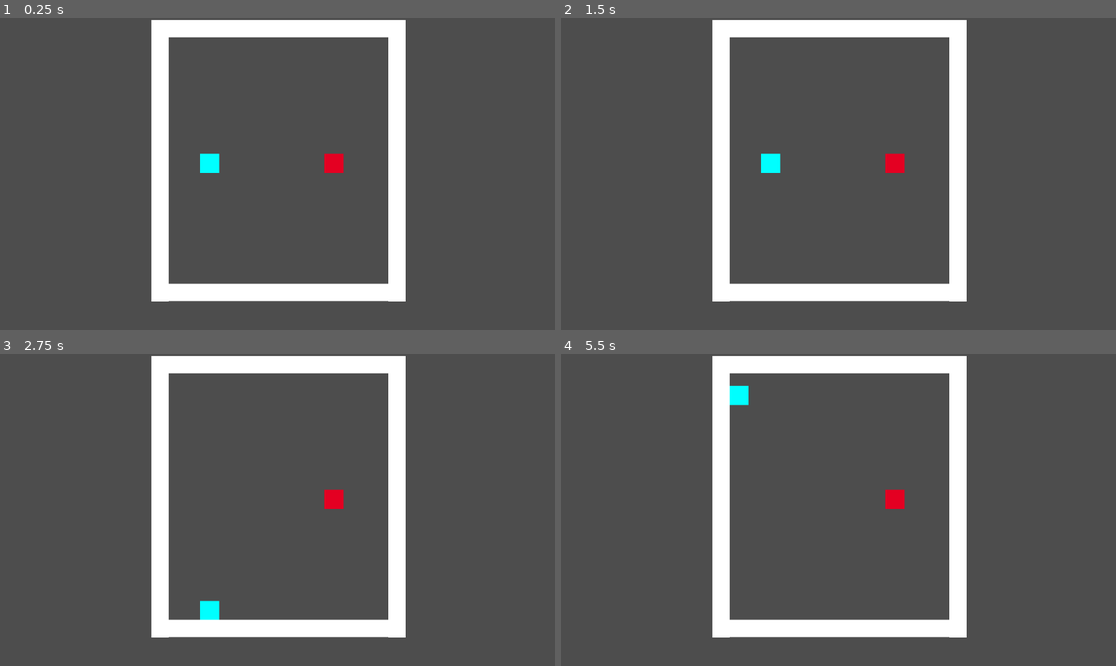
Above: before the commit, frames 1-4 (two rows, left to right).
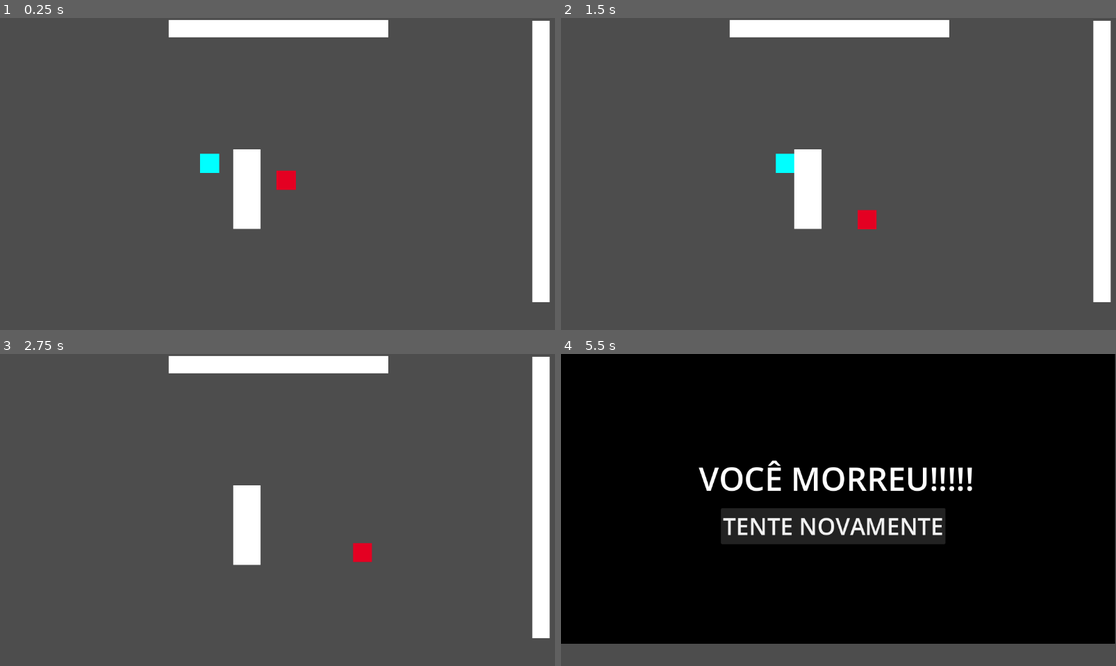
Above: after the commit, the same moments.

Repository: rickthr/Equipe-6_LADJ
Game: Godot game, scene res://scenes/primeiro_cenario.tscn
The game is run twice, just before and just after one commit, with the same random seed, the same clock (stepped at 60 frames per second) and the same inputs.
Inputs (mouse positions are in pixels of both pictures, inside the frame that each line leads up to):
- Up to frame 1 (0.25 s): no input
- Up to frame 2 (1.5 s): hold Right (ui_right) 0.53-1.25 s; click (832, 189) at 1.25 s, where only the run before the commit has a clickable "TENTE NOVAMENTE"
- Up to frame 3 (2.75 s): hold Down (ui_down) from 2.03 s (still down)
- Up to frame 4 (5.5 s): release Down (ui_down) at 2.78 s; hold Right (ui_right) 2.78-3.53 s; hold Up (ui_up) 3.53-4.28 s; hold Left (ui_left) from 4.28 s (still down)

The runs differ from the first frame. In frame 1, 13% of the frame differs, in the area x 27-100%, y 0-92%; in frame 2, 13%; in frame 3, 13%; in frame 4, 92%, in the area x 0-100%, y 0-93%.

Commit message:
movimentação base do inimigo (patrol), radar de visão parcialmente funcional e mudança de estado do inmigo (patrol to following)

Diff:
--- a/project.godot
+++ b/project.godot
@@ -23,6 +23,7 @@
 
 Player="o jogador po"
 Enemy="Inimigos"
+Wall="As Paredes do jogo"
 
 [input]
 
--- a/scenes/enemy.tscn
+++ b/scenes/enemy.tscn
@@ -1,13 +1,14 @@
-[gd_scene load_steps=6 format=3 uid="uid://cfnasxo7gbvd4"]
+[gd_scene load_steps=7 format=3 uid="uid://cfnasxo7gbvd4"]
 
 [ext_resource type="Script" uid="uid://dsh2p5w0pq7cc" path="res://scripts/enemy.gd" id="1_7p1mj"]
+[ext_resource type="Script" uid="uid://dtkhx1ceayv0d" path="res://scripts/vision_enemy.gd" id="2_md0e3"]
 
 [sub_resource type="RectangleShape2D" id="RectangleShape2D_7xaro"]
 
 [sub_resource type="CanvasTexture" id="CanvasTexture_7k104"]
 
 [sub_resource type="RectangleShape2D" id="RectangleShape2D_7p1mj"]
-size = Vector2(20, 25.5)
+size = Vector2(20, 154)
 
 [sub_resource type="RectangleShape2D" id="RectangleShape2D_md0e3"]
 
@@ -24,12 +25,17 @@
 scale = Vector2(20, 20)
 texture = SubResource("CanvasTexture_7k104")
 
-[node name="visão" type="Area2D" parent="."]
+[node name="vision" type="Area2D" parent="." groups=["Enemy"]]
+collision_layer = 4
+script = ExtResource("2_md0e3")
 
-[node name="CollisionShape2D" type="CollisionShape2D" parent="visão"]
-position = Vector2(0, 22.75)
+[node name="CollisionShape2D" type="CollisionShape2D" parent="vision"]
+position = Vector2(0, 67)
 shape = SubResource("RectangleShape2D_7p1mj")
-debug_color = Color(0, 0.6, 0.05490196, 0.41960785)
+debug_color = Color(0, 0.6340109, 0.43756983, 0.41960785)
+
+[node name="RayCast2D" type="RayCast2D" parent="vision"]
+target_position = Vector2(0, 144)
 
 [node name="Hitbox" type="Area2D" parent="."]
 collision_layer = 4
@@ -40,4 +46,9 @@
 shape = SubResource("RectangleShape2D_md0e3")
 debug_color = Color(0.6513736, 0.5195613, 0, 0.41960785)
 
-[connection signal="area_entered" from="Hitbox" to="." method="_on_hurtbox_area_entered"]
+[node name="Timer" type="Timer" parent="."]
+
+[connection signal="body_entered" from="vision" to="vision" method="_on_body_entered"]
+[connection signal="body_exited" from="vision" to="vision" method="_on_body_exited"]
+[connection signal="player_detected" from="vision" to="." method="_on_vision_player_detected"]
+[connection signal="timeout" from="Timer" to="." method="_on_timer_timeout"]
--- a/scenes/player.tscn
+++ b/scenes/player.tscn
@@ -6,7 +6,7 @@
 
 [sub_resource type="RectangleShape2D" id="RectangleShape2D_i3pqv"]
 
-[node name="player" type="CharacterBody2D"]
+[node name="player" type="CharacterBody2D" groups=["Player"]]
 collision_mask = 6
 script = ExtResource("1_4flbx")
 
--- a/scenes/primeiro_cenario.tscn
+++ b/scenes/primeiro_cenario.tscn
@@ -1,13 +1,21 @@
-[gd_scene load_steps=7 format=3 uid="uid://cogxbxsqwxk6q"]
+[gd_scene load_steps=9 format=3 uid="uid://cogxbxsqwxk6q"]
 
 [ext_resource type="Script" uid="uid://53upis1mnjlf" path="res://scripts/primeiro_cen.gd" id="1_ep247"]
 [ext_resource type="PackedScene" uid="uid://3ot2uk2utlme" path="res://scenes/player.tscn" id="2_5r4tm"]
 [ext_resource type="PackedScene" uid="uid://cfnasxo7gbvd4" path="res://scenes/enemy.tscn" id="3_2bhmo"]
+[ext_resource type="Script" uid="uid://b08swyrkdundh" path="res://scripts/path_follow_enemy.gd" id="3_5r4tm"]
 
-[sub_resource type="CanvasTexture" id="CanvasTexture_3rrki"]
+[sub_resource type="Curve2D" id="Curve2D_ep247"]
+bake_interval = 0.01
+_data = {
+"points": PackedVector2Array(0, 0, 0, 0, 0, 0, 0, 0, 0, 0, 0, 55, 0, 0, 0, 0, 80, 55, 0, 0, 0, 0, 80, 0, 0, 0, 0, 0, 0, 0)
+}
+point_count = 5
 
 [sub_resource type="RectangleShape2D" id="RectangleShape2D_3rrki"]
 size = Vector2(230, 18)
+
+[sub_resource type="CanvasTexture" id="CanvasTexture_3rrki"]
 
 [sub_resource type="RectangleShape2D" id="RectangleShape2D_xnm2h"]
 size = Vector2(294, 18.000008)
@@ -19,72 +27,73 @@
 position = Vector2(-1, 0)
 zoom = Vector2(1.985, 1.985)
 
-[node name="player" parent="." groups=["Player"] instance=ExtResource("2_5r4tm")]
+[node name="player" parent="." instance=ExtResource("2_5r4tm")]
 position = Vector2(-72, -11)
 
-[node name="enemy" parent="." groups=["Enemy"] instance=ExtResource("3_2bhmo")]
-position = Vector2(58, -11)
+[node name="Path2D" type="Path2D" parent="."]
+position = Vector2(8, -7.0399113)
+rotation = 0.0004017353
+curve = SubResource("Curve2D_ep247")
+
+[node name="PathFollow2D" type="PathFollow2D" parent="Path2D"]
+rotation = 1.5707964
+script = ExtResource("3_5r4tm")
+speed = 50.0
+
+[node name="Enemy" parent="Path2D/PathFollow2D" instance=ExtResource("3_2bhmo")]
+position = Vector2(0.96008873, 0)
+rotation = -1.5703946
+
+[node name="vision" parent="Path2D/PathFollow2D/Enemy" index="2"]
+collision_mask = 3
 
 [node name="mapa" type="Node2D" parent="."]
 
-[node name="parede" type="StaticBody2D" parent="mapa"]
+[node name="parede" type="StaticBody2D" parent="mapa" groups=["Wall"]]
+position = Vector2(0, -152)
 collision_layer = 2
 collision_mask = 5
 
+[node name="CollisionShape2D" type="CollisionShape2D" parent="mapa/parede"]
+shape = SubResource("RectangleShape2D_3rrki")
+
 [node name="Sprite2D" type="Sprite2D" parent="mapa/parede"]
-position = Vector2(0, -152.00002)
+position = Vector2(0, -1.5258789e-05)
 scale = Vector2(230, 18)
 texture = SubResource("CanvasTexture_3rrki")
 
-[node name="CollisionShape2D" type="CollisionShape2D" parent="mapa/parede"]
-position = Vector2(0, -152)
-shape = SubResource("RectangleShape2D_3rrki")
-
-[node name="parede2" type="StaticBody2D" parent="mapa"]
-position = Vector2(-28, -46)
+[node name="parede2" type="StaticBody2D" parent="mapa" groups=["Wall"]]
+position = Vector2(274, -13)
 rotation = 1.5707964
 collision_layer = 2
 collision_mask = 5
 
 [node name="Sprite2D" type="Sprite2D" parent="mapa/parede2"]
-position = Vector2(32.192867, -152.00002)
+position = Vector2(-0.23960495, -0.5338135)
 scale = Vector2(294.38574, 18)
 texture = SubResource("CanvasTexture_3rrki")
 
 [node name="CollisionShape2D" type="CollisionShape2D" parent="mapa/parede2"]
-position = Vector2(31.999994, -152)
 shape = SubResource("RectangleShape2D_xnm2h")
 
-[node name="parede3" type="StaticBody2D" parent="mapa"]
-position = Vector2(-276, -46)
+[node name="parede3" type="StaticBody2D" parent="mapa" groups=["Wall"]]
+position = Vector2(-31.999985, 16)
 rotation = 1.5707964
+scale = Vector2(0.2835484, -1.592518)
 collision_layer = 2
 collision_mask = 5
 
 [node name="Sprite2D" type="Sprite2D" parent="mapa/parede3"]
-position = Vector2(32.192867, -152.00002)
+position = Vector2(-0.23960495, -0.5338135)
 scale = Vector2(294.38574, 18)
 texture = SubResource("CanvasTexture_3rrki")
 
 [node name="CollisionShape2D" type="CollisionShape2D" parent="mapa/parede3"]
-position = Vector2(31.999994, -152)
 shape = SubResource("RectangleShape2D_xnm2h")
 
-[node name="parede4" type="StaticBody2D" parent="mapa"]
-position = Vector2(0, 276)
-collision_layer = 2
-collision_mask = 5
-
-[node name="Sprite2D" type="Sprite2D" parent="mapa/parede4"]
-position = Vector2(0, -152.00002)
-scale = Vector2(230, 18)
-texture = SubResource("CanvasTexture_3rrki")
-
-[node name="CollisionShape2D" type="CollisionShape2D" parent="mapa/parede4"]
-position = Vector2(0, -152)
-shape = SubResource("RectangleShape2D_3rrki")
-
-[connection signal="body_entered" from="enemy/Hitbox" to="player" method="_on_hitbox_body_entered"]
+[connection signal="body_entered" from="Path2D/PathFollow2D/Enemy/vision" to="Path2D/PathFollow2D" method="_on_vision_body_entered"]
+[connection signal="body_exited" from="Path2D/PathFollow2D/Enemy/vision" to="Path2D/PathFollow2D" method="_on_vision_body_exited"]
+[connection signal="body_entered" from="Path2D/PathFollow2D/Enemy/Hitbox" to="player" method="_on_hitbox_body_entered"]
 
 [editable path="player"]
-[editable path="enemy"]
+[editable path="Path2D/PathFollow2D/Enemy"]
--- a/scripts/enemy.gd
+++ b/scripts/enemy.gd
@@ -1,6 +1,10 @@
 extends CharacterBody2D
 
+@onready var vision: Area2D = $vision
 
-const SPEED = 300.0
+@export var speed: int = 70
 
-var vida := 3
+
+func _on_vision_player_detected(body: Node2D) -> void:
+	if body.is_in_group("Player"):
+		print("detectou o player")
--- /dev/null
+++ b/scripts/path_follow_2d.gd
@@ -0,0 +1,11 @@
+extends PathFollow2D
+
+
+# Called when the node enters the scene tree for the first time.
+func _ready() -> void:
+	pass # Replace with function body.
+
+
+# Called every frame. 'delta' is the elapsed time since the previous frame.
+func _process(delta: float) -> void:
+	pass
--- /dev/null
+++ b/scripts/path_follow_enemy.gd
@@ -0,0 +1,18 @@
+extends PathFollow2D
+
+@export var speed: float = 30
+
+@export var state = "patrol"
+
+# Called every frame. 'delta' is the elapsed time since the previous frame.
+func _process(delta: float) -> void:
+	if state == "patrol":
+		progress += delta * speed
+
+func _on_vision_body_entered(body:Node2D) -> void:
+	if body.is_in_group("Player"):
+		state = "following"
+
+func _on_vision_body_exited(body: Node2D) -> void:
+	if body.is_in_group("Player"):
+		state = "patrol"
--- a/scripts/player.gd
+++ b/scripts/player.gd
@@ -2,7 +2,6 @@
 
 
 const SPEED = 300.0
-const JUMP_VELOCITY = -400.0
 
 var vida = 1
 
@@ -33,5 +32,6 @@
 
 
 func _on_hitbox_body_entered(body: Node2D) -> void:
-	print("entrou")
-	tomou_dano()
+	if body.is_in_group("Player"): #condicional para ter ctz que o player quem toma dano (o inimigo tava dando dano nas paredes)
+		print("dano")
+		tomou_dano()
--- /dev/null
+++ b/scripts/vision_enemy.gd
@@ -0,0 +1,31 @@
+extends Area2D
+@onready var raycasts = [$RayCast2D]
+
+signal player_detected(body: Node2D)
+
+var player: Node2D
+
+func _physics_process(delta: float) -> void:
+	if not player: return
+
+	if _is_detected(player):
+		player_detected.emit(player)
+		player = null
+
+func _is_detected(player):
+	raycasts[0].look_at(player.global_position)
+
+	for ray: RayCast2D in raycasts:
+		if ray.get_collider():
+			if ray.get_collider().is_in_group("Player"):
+				return true
+	return false
+
+func _on_body_entered(body: Node2D) -> void:
+	if body.is_in_group("Player"):
+		player = body
+
+
+func _on_body_exited(body: Node2D) -> void:
+	if body.is_in_group("Player"):
+		player = null
--- /dev/null
+++ b/scripts/visão.gd
@@ -0,0 +1,11 @@
+extends Area2D
+
+
+# Called when the node enters the scene tree for the first time.
+func _ready() -> void:
+	pass # Replace with function body.
+
+
+# Called every frame. 'delta' is the elapsed time since the previous frame.
+func _process(delta: float) -> void:
+	pass
Not shown, added: scripts/path_follow_2d.gd.uid
Not shown, added: scripts/path_follow_enemy.gd.uid
Not shown, added: scripts/vision_enemy.gd.uid
Not shown, added: scripts/visão.gd.uid
Not shown, added: scenes/enemy.tscn2266327601.tmp
Not shown, added: scenes/enemy.tscn2274829736.tmp
Not shown, added: scenes/enemy.tscn2318218922.tmp
Not shown, added: scenes/enemy.tscn2661850896.tmp
Not shown, added: scenes/enemy.tscn4710126067.tmp
Not shown, added: scenes/enemy.tscn5696658990.tmp
Not shown, added: scenes/primeiro_cenario.tscn12321660969.tmp
